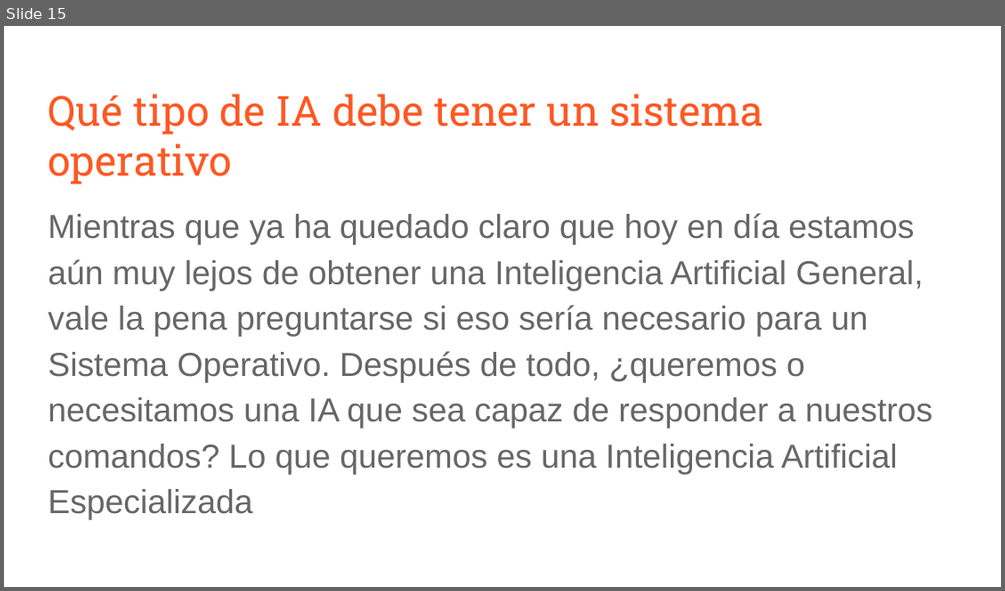
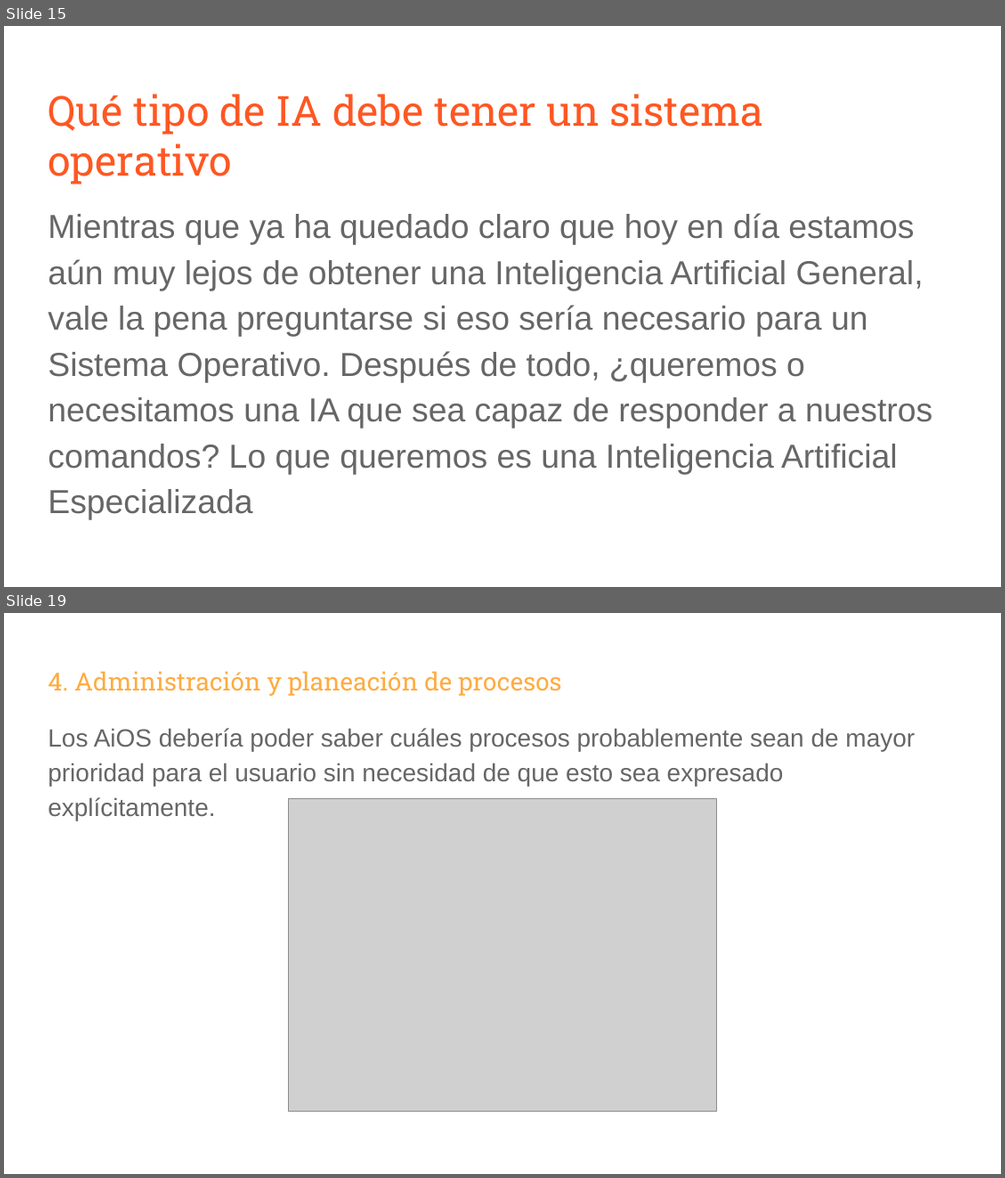
Before and after one commit to gwolf/sistop-2019-2, a slide deck: exposiciones/RodriguezZuriel-IbarraOmar/Inteligencia artificial en los sistemas operativos.pptx. Shown one above the other, each under a label of ours: slide 15 before the commit, slides 15 and 19 after it; the slides between them are not shown. The pictures are 1005x591 and 1005x1178 pixels, drawn with LibreOffice and Linux fonts; fonts in the diff are those of the drawing; grey boxes stand for pictures. Boxes give left, top, right and bottom in pixels: in the first picture for what was removed or moved away, otherwise in the second. Text is boxed around its words. In the diff, an @@ line names an element or a change of style, - is before the commit and + after.

```diff
--- a/exposiciones/RodriguezZuriel-IbarraOmar/Inteligencia artificial en los sistemas operativos.pptx
+++ b/exposiciones/RodriguezZuriel-IbarraOmar/Inteligencia artificial en los sistemas operativos.pptx
@@ slide 19 added at (4,613,1001,1174), background #FFFFFF @@
@@ text added at (48,671,914,820), 18 pt, text #666666 @@
+4. Administración y planeación de procesos
+Los AiOS debería poder saber cuáles procesos probablemente sean de mayor prioridad para el usuario sin necesidad de que esto sea expresado explícitamente.
@@ picture added at (288,799,717,1111) @@
```
Also in this commit, not shown: 10 slides changed, 2 other slides added.
